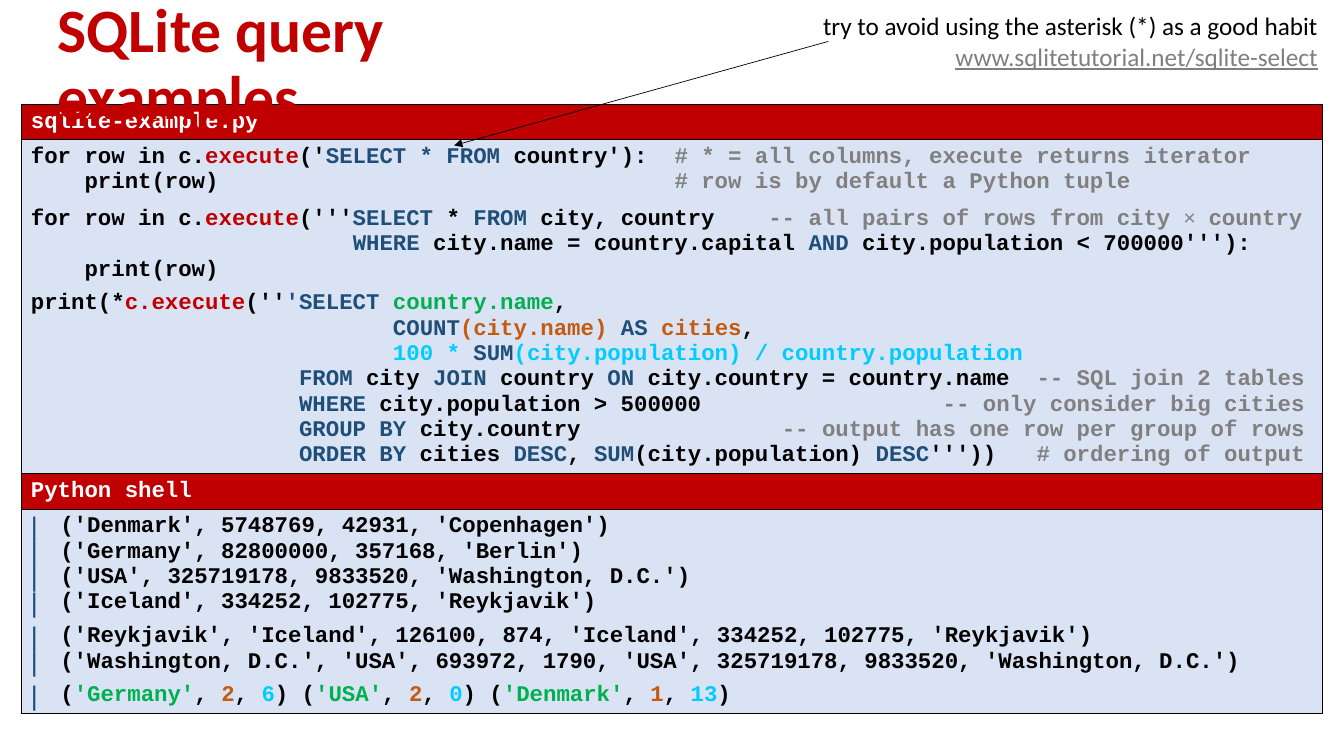
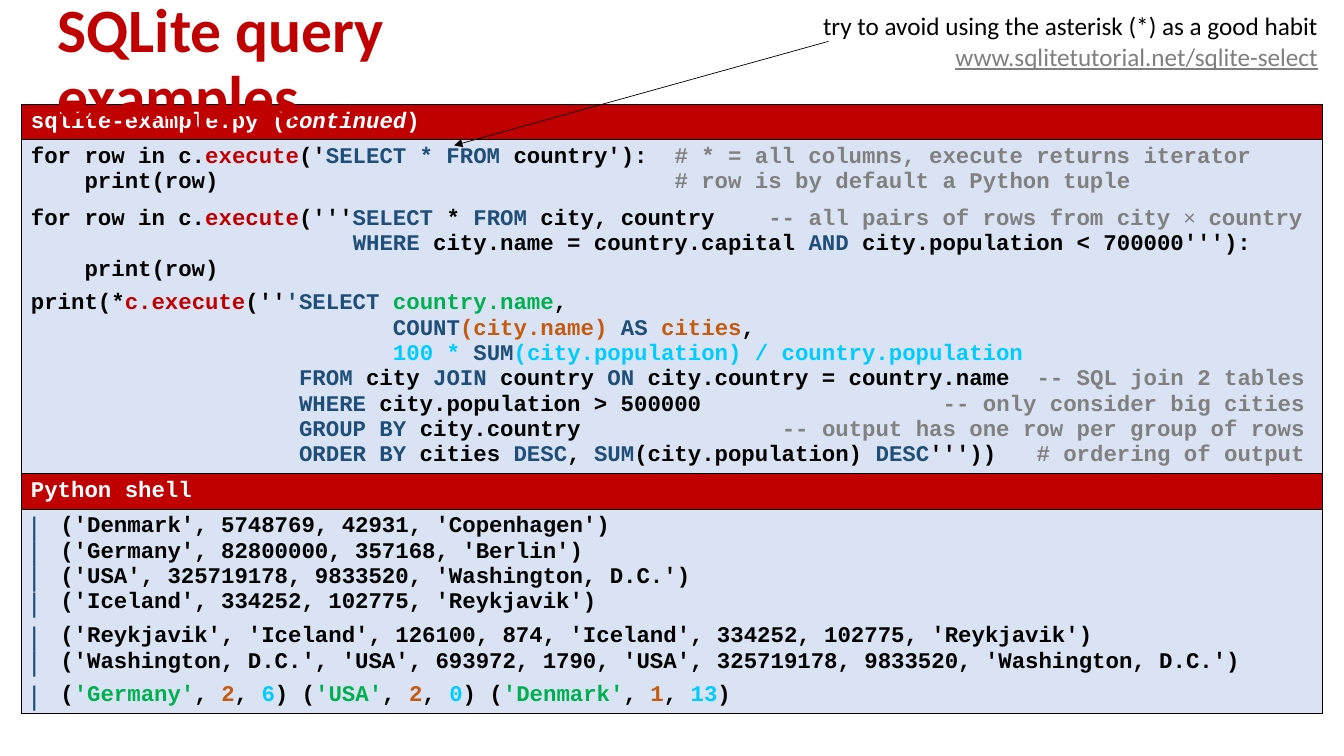
Before and after one commit to gsbrodal/gsbrodal.github.io, a slide deck: slide 7 of ipsa/slides/pandas.pptx (slide 6 before the commit). Drawn at 1344x756 pixels with LibreOffice and Linux fonts; fonts in the diff are those of the drawing. Boxes give left, top, right and bottom in pixels: in the first picture for what was removed or moved away, otherwise in the second. Text is boxed around its words. In the diff, an @@ line names an element or a change of style, - is before the commit and + after.

```diff
--- a/ipsa/slides/pandas.pptx
+++ b/ipsa/slides/pandas.pptx
@@ table at [21,104,1323,742] @@
-row 1, column 1: sqlite-example.py
+row 1, column 1: sqlite-example.py (continued)
```
Also in this commit, not shown: 3 other slides changed, 2 slides added, 4 other files.
